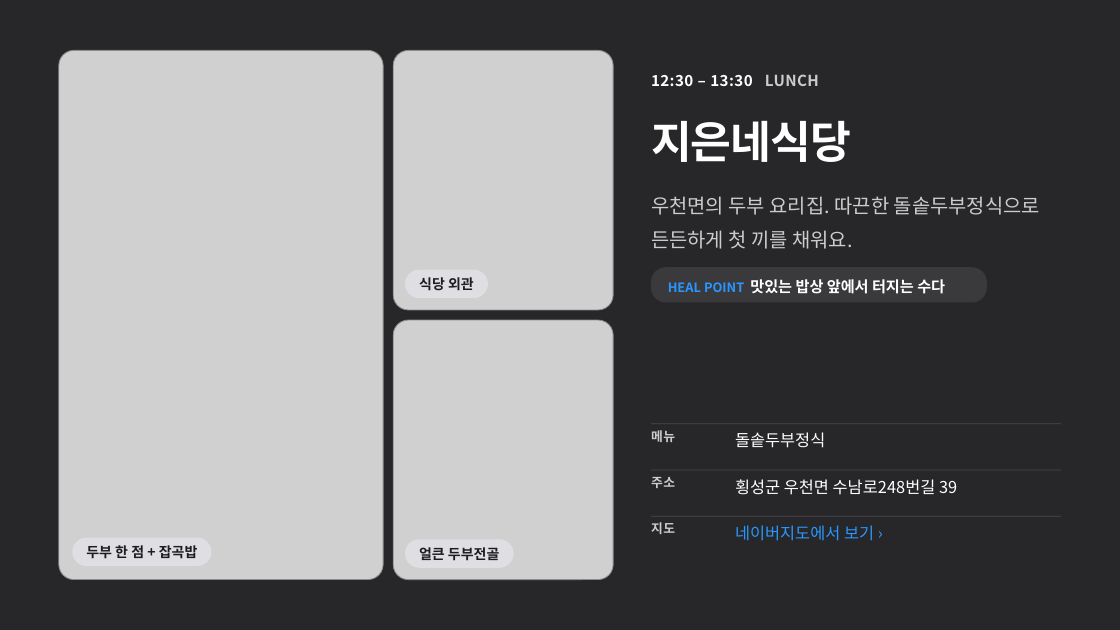
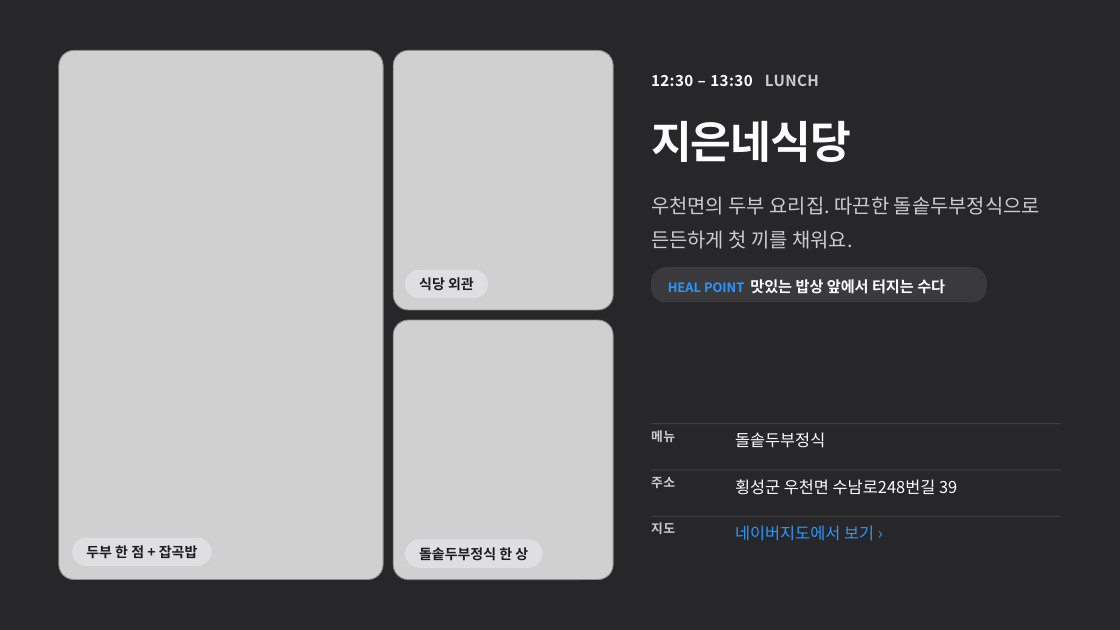
Before and after one commit to wvcsr/gipa-workshop-2026, a slide deck: slide 5 of 기파팀_하반기_워크샵_안내서.pptx. Drawn at 1120x630 pixels with LibreOffice and Linux fonts; fonts in the diff are those of the drawing; grey boxes stand for pictures. Boxes give left, top, right and bottom in pixels: in the first picture for what was removed or moved away, otherwise in the second. Text is boxed around its words. In the diff, an @@ line names an element or a change of style, - is before the commit and + after.

```diff
--- a/기파팀_하반기_워크샵_안내서.pptx
+++ b/기파팀_하반기_워크샵_안내서.pptx
@@ rounded rectangle: place and size @@
-rounded rectangle at [405,539,513,568]
+rounded rectangle at [405,539,543,568]
@@ text at [419,547,528,561]: text changed @@
-얼큰 두부전골
+돌솥두부정식 한 상
```
Also in this commit, not shown: 7 other slides changed, 2 slides added, 2 slides removed, 6 other files.
